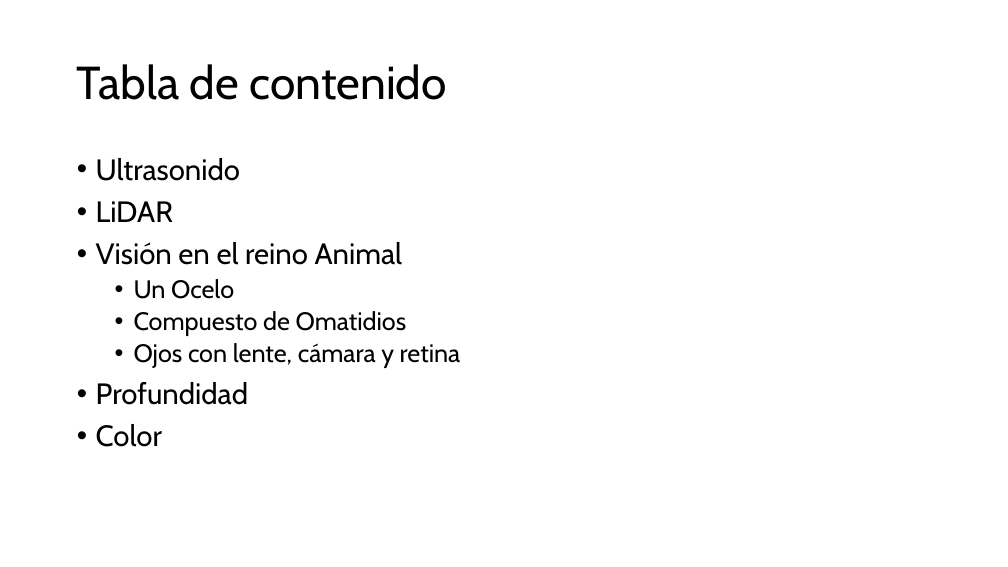
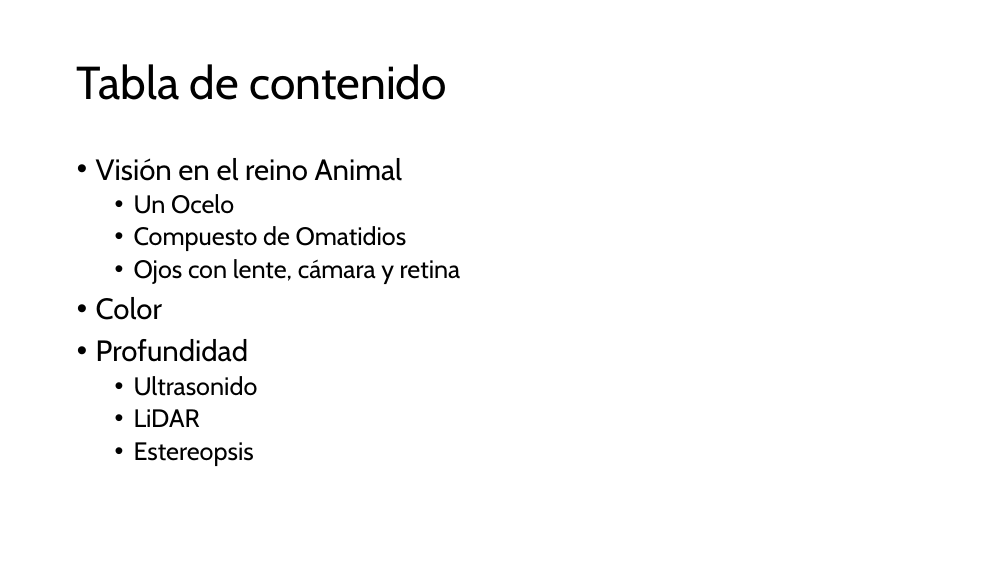
Before and after one commit to diegomartinezbd/Vision, a slide deck: slide 2 of image_manipulation/Intro_Ojos.pptx. Drawn at 1008x567 pixels with LibreOffice and Linux fonts; fonts in the diff are those of the drawing. Boxes give left, top, right and bottom in pixels: in the first picture for what was removed or moved away, otherwise in the second. Text is boxed around its words. In the diff, an @@ line names an element or a change of style, - is before the commit and + after.

```diff
--- a/image_manipulation/Intro_Ojos.pptx
+++ b/image_manipulation/Intro_Ojos.pptx
@@ text at <box>96,158,240,222</box>: paragraphs removed @@
-• Ultrasonido
-• LiDAR
@@ text at <box>96,297,162,320</box>: paragraph added @@
+• Color
@@ text at <box>134,376,258,466</box>: text changed; size 28 to 24 pt @@
-• Color
+  • Ultrasonido
+  • LiDAR
+  • Estereopsis
```
Also in this commit, not shown: 1 other slide changed, 1 slide added, 1 other file.
